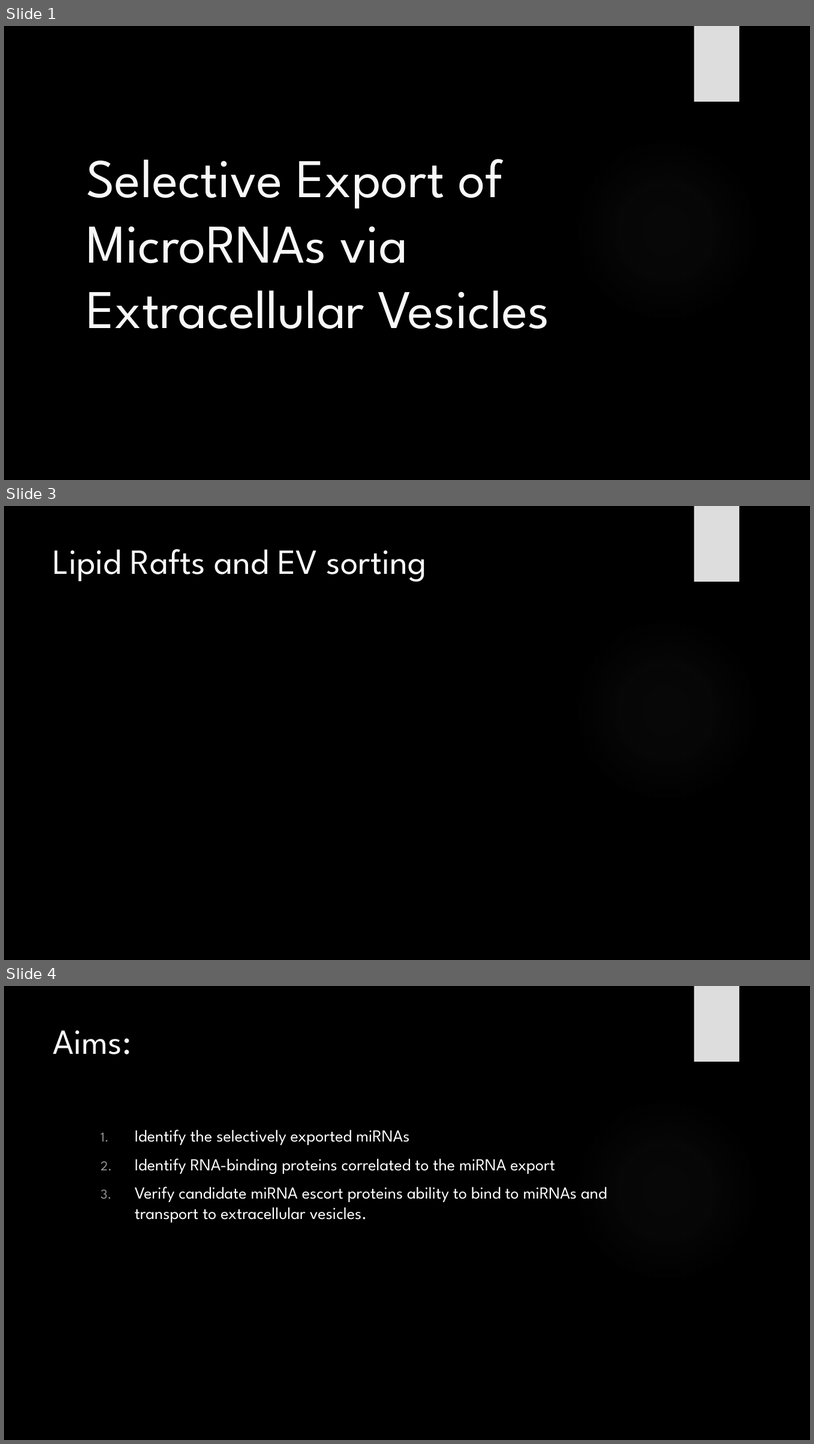
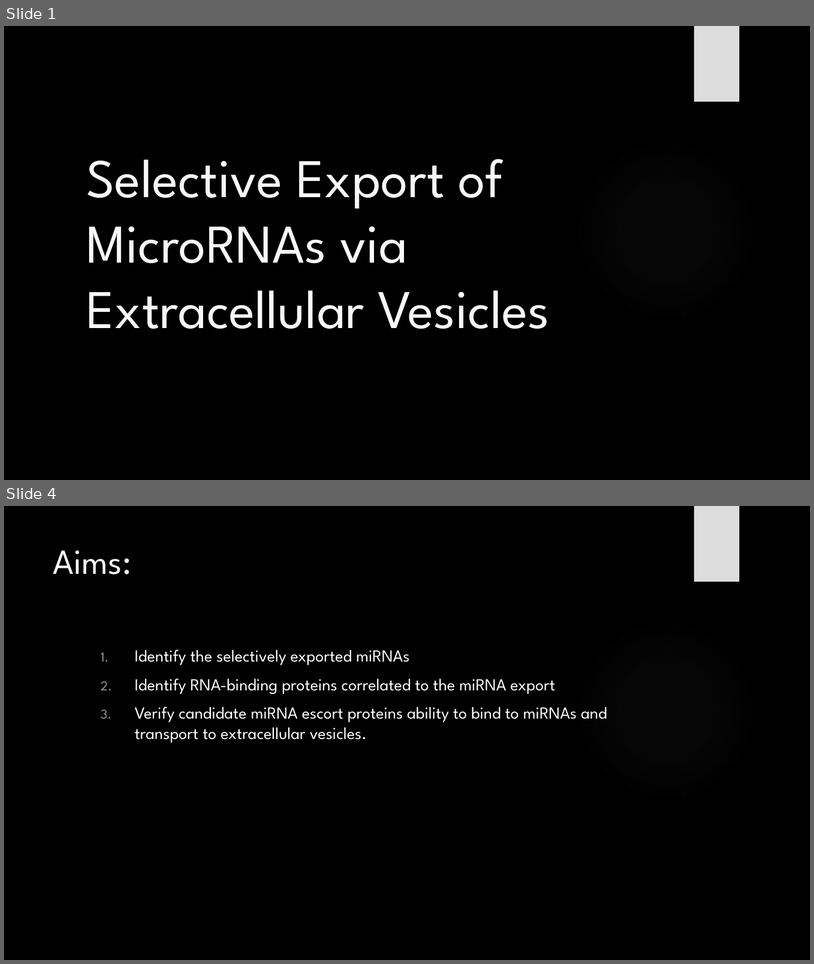
Before and after one commit to HarleyRobinson/Honours2, a slide deck: BackgroundInfo/MeetingSlides.pptx. Shown one above the other, each under a label of ours: slides 1, 3 and 4 before the commit, slides 1 and 4 after it; the slides between them are not shown. The pictures are 814x1444 and 814x964 pixels, drawn with LibreOffice and Linux fonts; fonts in the diff are those of the drawing; background and template pictures are left out. Boxes give left, top, right and bottom in pixels: in the first picture for what was removed or moved away, otherwise in the second. Text is boxed around its words. In the diff, an @@ line names an element or a change of style, - is before the commit and + after.

```diff
--- a/BackgroundInfo/MeetingSlides.pptx
+++ b/BackgroundInfo/MeetingSlides.pptx
@@ slide 3 removed at (4, 506, 810, 960), background picture (left out); not listed: 2 template elements that a slide beside it also shows @@
@@ title removed at (53, 549, 427, 582) @@
-Lipid Rafts and EV sorting
```
Also in this commit, not shown: 1 slide changed, 3 slides added, 3 other files.
